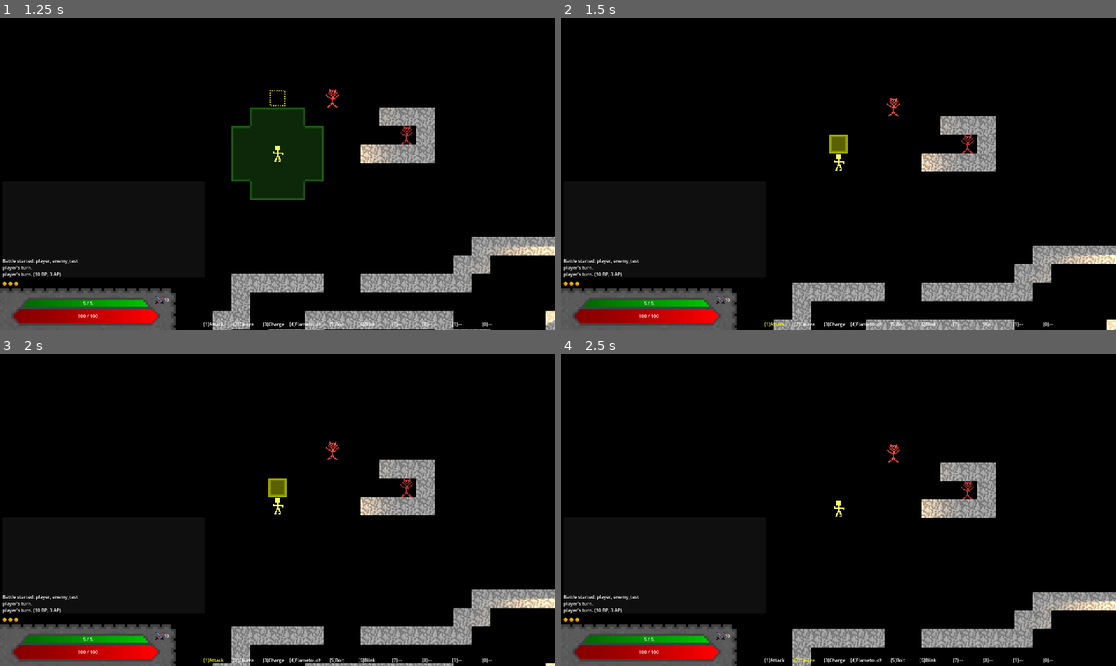
Above: before the commit, frames 1-4 (two rows, left to right).
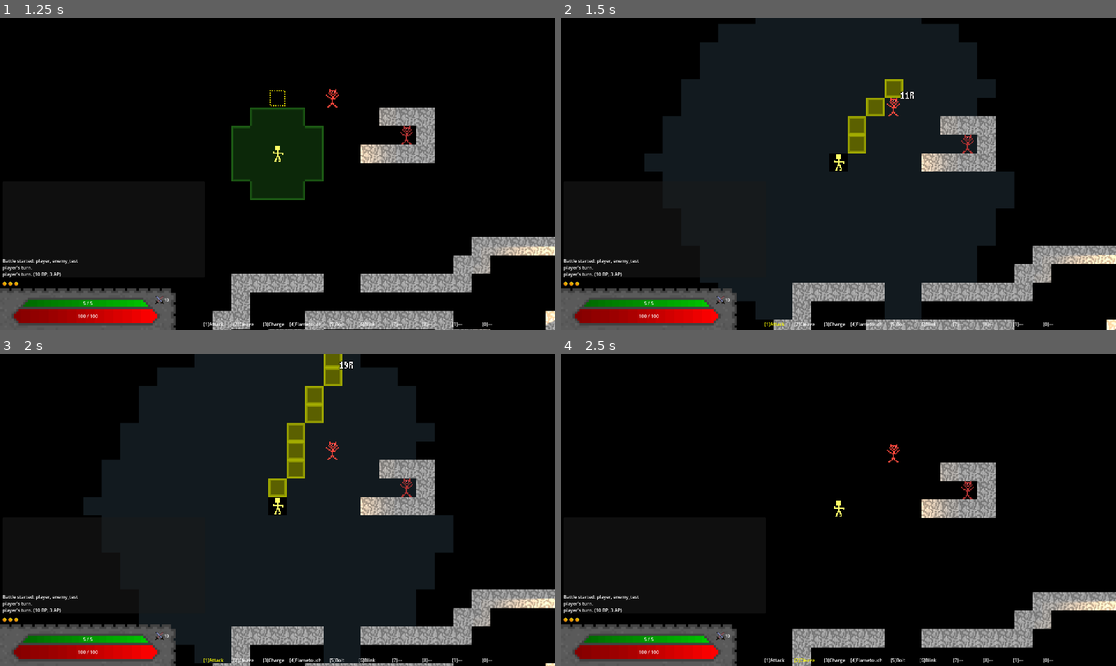
Above: after the commit, the same moments.

Repository: E-Rodowicz/Project-Fantasy
Game: Godot game, scene res://scenes/levels/world.tscn
Two runs of this game, one before a commit and one after it. Both use one fixed random seed, a clock stepped at 60 frames per second and the inputs below.
Inputs:
- Up to frame 1 (1.25 s): tap Enter at 0.5 s; hold Up (ui_up) from 0.53 s (still down); tap 0 (ability_0) at 0.6 s
- Up to frame 2 (1.5 s): keep holding Up (ui_up); tap 1 (ability_1) at 1.35 s
- Up to frame 3 (2 s): keep holding Up (ui_up)
- Up to frame 4 (2.5 s): release Up (ui_up) at 2.03 s; hold Left (ui_left) from 2.03 s (still down); tap 2 (ability_2) at 2.1 s

Frame 1 is identical in both runs. In frame 2, 42% of the frame differs, in the area x 15-82%, y 0-97%; in frame 3, 42%, in the area x 15-82%, y 0-100%; in frame 4, nothing differs.

Commit message:
Started implementing ranged weapon system

Diff:
--- a/scenes/levels/world.tscn
+++ b/scenes/levels/world.tscn
@@ -192,6 +192,7 @@
 3:8/0 = 0
 4:8/0 = 0
 4:7/0 = 0
+3:7/0 = 0
 
 [sub_resource type="TileSet" id="TileSet_f1v6p"]
 terrain_set_0/mode = 2
--- a/scripts/autoloaders/ItemDB.gd
+++ b/scripts/autoloaders/ItemDB.gd
@@ -70,6 +70,38 @@
 	"armour": 3,
 	"block_chance": 0.15,
 },
+"short_bow": {
+	"id": "short_bow",
+	"name": "Short Bow",
+	"type": "weapon",
+	"slot": "weapon",
+	"weight": 2.0,
+	"value": 40,
+	"desc": "A simple short bow. Reliable at close range.",
+	"base_damage_min": 5,
+	"base_damage_max": 8,
+	"affinity": {"dexterity": "C"},
+	"weapon_range": 12,
+	"handed": "two",
+	"ranged": true,
+	"penetration": 0,
+},
+"long_bow": {
+	"id": "long_bow",
+	"name": "Long Bow",
+	"type": "weapon",
+	"slot": "weapon",
+	"weight": 3.0,
+	"value": 75,
+	"desc": "Longer range and can punch through a target.",
+	"base_damage_min": 7,
+	"base_damage_max": 11,
+	"affinity": {"dexterity": "B"},
+	"weapon_range": 20,
+	"handed": "two",
+	"ranged": true,
+	"penetration": 1,
+},
 	# ============================================================
 	# ARMOUR - HEAD
 	# slot: "head" fits only head slot
--- a/scripts/autoloaders/PlayerData.gd
+++ b/scripts/autoloaders/PlayerData.gd
@@ -106,6 +106,7 @@
 	hotbar[4] = "bolt"
 	learn_ability("blink")
 	hotbar[5] = "blink"
+	equipped_items["slot_right_weapon"] = ItemDB.get_item("long_bow")
 	ap_max = 3
 	add_quest({
 		"id": "imp_in_attic",
@@ -168,6 +169,10 @@
 			return left
 	return {}
 
+func is_ranged_weapon_equipped() -> bool:
+	var weapon: Dictionary = get_equipped_weapon()
+	return weapon.get("ranged", false)
+
 # This is just so that stats can be easily passed onto ItemDB to calculate weapon damage.
 func get_stats_dict() -> Dictionary:
 	return {
--- a/scripts/combat/battle_overlay.gd
+++ b/scripts/combat/battle_overlay.gd
@@ -18,6 +18,7 @@
 const GREY_COORDS := Vector2i(2, 8)
 const RED_COORDS := Vector2i(3, 8)
 const PURPLE_COORDS := Vector2i(4, 8)
+const LIGHT_BLUE_COORDS := Vector2i(3, 7)
 
 # Terrain set and terrain indices for autotiled colours.
 const TERRAIN_SET: int = 0
@@ -108,6 +109,31 @@
 	for p in path_vectors:
 		result.append(Vector2i(int(p.x), int(p.y)))
 	return result
+
+# Bresenham's line algorithm.
+func get_line_tiles(from: Vector2i, to: Vector2i) -> Array:
+	var tiles: Array = []
+	var x: int = from.x
+	var y: int = from.y
+	var dx: int = abs(to.x - from.x)
+	var dy: int = abs(to.y - from.y)
+	var sx: int = 1 if from.x < to.x else -1
+	var sy: int = 1 if from.y < to.y else -1
+	var err: int = dx - dy
+
+	while true:
+		tiles.append(Vector2i(x, y))
+		if x == to.x and y == to.y:
+			break
+		var e2: int = 2 * err
+		if e2 > -dy:
+			err -= dy
+			x += sx
+		if e2 < dx:
+			err += dx
+			y += sy
+
+	return tiles
 
 func path_mp_cost(path: Array) -> int:
 	var total: int = 0
@@ -158,6 +184,9 @@
 func paint_purple(tile: Vector2i) -> void:
 	paint_single(tile, PURPLE_COORDS)
 
+func paint_light_blue(tile: Vector2i) -> void:
+	paint_single(tile, LIGHT_BLUE_COORDS)
+
 # Calculates all tiles reachable from a starting tile within an MP budget. Returns a Dictionary
 # mapping Vector2i tile -> int cost to reach.
 func calculate_reachable(start_tile: Vector2i, mp_budget: int, world_layer: TileMapLayer, blocked_tiles: Array = []) -> Dictionary:
--- a/scripts/combat/combatant_turn.gd
+++ b/scripts/combat/combatant_turn.gd
@@ -41,6 +41,8 @@
 var attack_target: Vector2i = Vector2i.ZERO
 # True once the first E has locked a target, waiting for the second E to confirm.
 var has_target: bool = false
+var ranged_target_tiles: Array = []
+var ranged_area_tiles: Array = []
 
 # Ability vars.
 var active_ability: Dictionary = {}
@@ -117,17 +119,22 @@
 		if Input.is_action_pressed("ui_left"): dir.x -= 1
 		if Input.is_action_pressed("ui_right"): dir.x += 1
 		if dir != Vector2i.ZERO:
+			# Cursor snaps to nearest target. Works for both melee and ranged.
 			if mode == Mode.ATTACK:
-				# In attack mode the cursor snaps to whichever attack tile
-				# is in the pressed direction relative to the player. If there
-				# is no valid tile that way (e.g. a wall), it stays put.
-				var wanted := player_tile + dir
-				# Checks the attack range and if the cursor is on screen.
-				if wanted in attack_range_tiles and _is_tile_on_screen(wanted):
-					cursor_tile = wanted
-					has_target = false
-				cursor_move_timer = CURSOR_MOVE_RATE
-				_redraw()
+				if PlayerData.is_ranged_weapon_equipped():
+					var new_tile: Vector2i = cursor_tile + dir
+					if _is_tile_on_screen(new_tile):
+						cursor_tile = new_tile
+						has_target = false
+					cursor_move_timer = CURSOR_MOVE_RATE
+					_redraw_ranged_attack()
+				else:
+					var wanted := player_tile + dir
+					if wanted in attack_range_tiles and _is_tile_on_screen(wanted):
+						cursor_tile = wanted
+						has_target = false
+					cursor_move_timer = CURSOR_MOVE_RATE
+					_redraw()
 			elif mode == Mode.MOVE:
 				var new_tile := cursor_tile + dir
 				if _is_tile_on_screen(new_tile):
@@ -221,11 +228,22 @@
 	return label
 
 func _update_floating_labels() -> void:
-	# MP label belongs to MOVE mode, on a reachable tile that isn't the origin.
 	if mode == Mode.MOVE and reachable.has(cursor_tile) and cursor_tile != player_tile:
 		var total_cost: int = path_cost + reachable[cursor_tile]
 		mp_label.text = str(total_cost) + " MP"
 		mp_label.position = world_layer.map_to_local(cursor_tile) + Vector2(-8, -6)
+		mp_label.visible = true
+	elif mode == Mode.ATTACK and PlayerData.is_ranged_weapon_equipped() and cursor_tile != player_tile:
+		var line: Array = overlay.get_line_tiles(player_tile, cursor_tile)
+		var range_cost: int = 0
+		for i in range(1, line.size()):
+			var prev: Vector2i = line[i - 1]
+			var curr: Vector2i = line[i]
+			var dx: int = abs(curr.x - prev.x)
+			var dy: int = abs(curr.y - prev.y)
+			range_cost += 3 if (dx != 0 and dy != 0) else 2
+		mp_label.text = str(range_cost) + "R"
+		mp_label.position = world_layer.map_to_local(cursor_tile) + Vector2(3, -2)
 		mp_label.visible = true
 	else:
 		mp_label.visible = false
@@ -819,6 +837,29 @@
 	else:
 		mp_label.visible = false
 
+func _calculate_ranged_area(weapon_range: int) -> Array:
+	var tiles: Array = []
+	var max_dist: int = weapon_range / 2 + 1
+	for dx in range(-max_dist, max_dist + 1):
+		for dy in range(-max_dist, max_dist + 1):
+			if dx == 0 and dy == 0:
+				continue
+			var mn: int = mini(abs(dx), abs(dy))
+			var mx: int = maxi(abs(dx), abs(dy))
+			var cost: int = mn * 3 + (mx - mn) * 2
+			if cost > weapon_range:
+				continue
+			var tile: Vector2i = player_tile + Vector2i(dx, dy)
+			var line: Array = overlay.get_line_tiles(player_tile, tile)
+			var blocked: bool = false
+			for i in range(1, line.size()):
+				if world_layer.get_cell_source_id(line[i]) != -1:
+					blocked = true
+					break
+			if not blocked:
+				tiles.append(tile)
+	return tiles
+
 func _paint_cursor() -> void:
 	if not waypoints.is_empty() and cursor_tile == waypoints.back():
 		return
@@ -862,6 +903,54 @@
 	has_target = false
 	_build_attack_range()
 
+	if PlayerData.is_ranged_weapon_equipped():
+		var weapon: Dictionary = PlayerData.get_equipped_weapon()
+		var weapon_range: int = weapon.get("weapon_range", 12)
+		var penetration: int = weapon.get("penetration", 0)
+		ranged_area_tiles = _calculate_ranged_area(weapon_range)
+
+		# Auto-aim, finds the cursor target that hits the most enemies.
+		var best_cursor: Vector2i = player_tile
+		var best_count: int = 0
+		var best_dist: int = 999
+
+		for c in combatants:
+			if c == combatant or not is_instance_valid(c):
+				continue
+			if c.is_in_group("player"):
+				continue
+			var c_tile: Vector2i = world_layer.local_to_map(c.global_position)
+			var line: Array = overlay.get_line_tiles(player_tile, c_tile)
+			var count: int = 0
+			var range_used: int = 0
+			var pen_remaining: int = penetration
+
+			for i in range(1, line.size()):
+				var tile: Vector2i = line[i]
+				var prev: Vector2i = line[i - 1]
+				var dx: int = abs(tile.x - prev.x)
+				var dy: int = abs(tile.y - prev.y)
+				range_used += 3 if (dx != 0 and dy != 0) else 2
+				if range_used > weapon_range:
+					break
+				if world_layer.get_cell_source_id(tile) != -1:
+					break
+				if _tile_has_combatant(tile):
+					count += 1
+					if pen_remaining <= 0:
+						break
+					pen_remaining -= 1
+
+			var dist: int = maxi(abs(c_tile.x - player_tile.x), abs(c_tile.y - player_tile.y))
+			if count > best_count or (count == best_count and dist < best_dist):
+				best_count = count
+				best_cursor = c_tile
+				best_dist = dist
+
+		cursor_tile = best_cursor
+		_redraw_ranged_attack()
+		return
+
 	# Snap the cursor onto the first adjacent enemy if there is one, so the common
 	# "one enemy right next to me" case is just: press 1, E, E.
 	cursor_tile = player_tile
@@ -876,6 +965,7 @@
 	mode = Mode.MOVE
 	has_target = false
 	attack_range_tiles.clear()
+	ranged_area_tiles.clear()
 	cursor_tile = player_tile
 	active_hotbar_slot = -1
 	_recalculate_reachable()
@@ -897,22 +987,36 @@
 
 # First E chooses a target, second E (without moving) confirms and resolves it.
 func _on_attack_confirm() -> void:
+	# Ranged attack.
+	if PlayerData.is_ranged_weapon_equipped():
+		if not has_target:
+			if not ranged_target_tiles.is_empty():
+				has_target = true
+				overlay.clear_all()
+				for tile in ranged_target_tiles:
+					overlay.paint_bright_green(tile)
+				_update_floating_labels()
+			return
+		_execute_ranged_attack()
+		return
+
+	# Melee attack.
 	if not has_target:
-		# First press: only valid if the cursor is on an in-range tile that has an enemy.
 		if cursor_tile in attack_range_tiles and _tile_has_combatant(cursor_tile):
 			attack_target = cursor_tile
 			has_target = true
 			_redraw()
 		return
-	# Second press: the cursor is guaranteed to still be on the target (moving clears
-	# has_target), so resolve the attack.
 	_execute_attack()
 
 # Cancel (Q): first unlocks the target; if there's nothing to unlock, leaves attack mode.
 func _on_attack_cancel() -> void:
 	if has_target:
 		has_target = false
-		_redraw()
+		if PlayerData.is_ranged_weapon_equipped():
+			_redraw_ranged_attack()
+		else:
+			_redraw()
 	else:
 		_exit_attack_mode()
 
@@ -933,6 +1037,11 @@
 		is_offhand_attack = false
 
 	bp_remaining -= 1
+	_exit_attack_mode()
+
+func _execute_ranged_attack() -> void:
+	CombatLog.add("Ranged attack — execution not yet implemented.")
+	has_target = false
 	_exit_attack_mode()
 
 func _roll_damage() -> int:
@@ -1014,6 +1123,70 @@
 			overlay.paint_yellow(cursor_tile)
 	_update_floating_labels()
 
+func _redraw_ranged_attack() -> void:
+	overlay.clear_all()
+	ranged_target_tiles.clear()
+
+	# Paint range outline first (projectile path will overwrite specific tiles on top).
+	for tile in ranged_area_tiles:
+		overlay.paint_light_blue(tile)
+
+	if cursor_tile == player_tile:
+		overlay.paint_grey(cursor_tile)
+		_update_floating_labels()
+		return
+
+	if cursor_tile == player_tile:
+		_update_floating_labels()
+		return
+
+	var weapon: Dictionary = PlayerData.get_equipped_weapon()
+	var weapon_range: int = weapon.get("weapon_range", 1)
+	var penetration_remaining: int = weapon.get("penetration", 0)
+
+	var line: Array = overlay.get_line_tiles(player_tile, cursor_tile)
+	var path_blocked: bool = false
+	var range_used: int = 0
+
+	for i in range(1, line.size()):
+		var tile: Vector2i = line[i]
+		var prev_tile: Vector2i = line[i - 1]
+		var dx: int = abs(tile.x - prev_tile.x)
+		var dy: int = abs(tile.y - prev_tile.y)
+		var step_cost: int = 3 if (dx != 0 and dy != 0) else 2
+		range_used += step_cost
+
+		# Walls.
+		if path_blocked:
+			overlay.paint_red(tile)
+			continue
+
+		if world_layer.get_cell_source_id(tile) != -1:
+			overlay.paint_red(tile)
+			path_blocked = true
+			continue
+
+		# Out of range.
+		if range_used > weapon_range:
+			overlay.paint_red(tile)
+			path_blocked = true
+			continue
+
+		# Enemy on tile.
+		if _tile_has_combatant(tile):
+			overlay.paint_purple(tile)
+			ranged_target_tiles.append(tile)
+			if penetration_remaining <= 0:
+				path_blocked = true
+			else:
+				penetration_remaining -= 1
+			continue
+
+		# Clear tile in range.
+		overlay.paint_yellow(tile)
+
+	_update_floating_labels()
+
 func _redraw_blink_target_select() -> void:
 	overlay.clear_all()
 	overlay.paint_bright_green(blink_landing_tile)
@@ -1167,8 +1340,12 @@
 func _targeted_enemy_tiles() -> Array:
 	var result: Array = []
 	if mode == Mode.ATTACK:
-		if _tile_has_combatant(cursor_tile):
-			result.append(cursor_tile)
+		if PlayerData.is_ranged_weapon_equipped():
+			for tile in ranged_target_tiles:
+				result.append(tile)
+		else:
+			if _tile_has_combatant(cursor_tile):
+				result.append(cursor_tile)
 	elif mode == Mode.ABILITY:
 		if active_ability.get("targeting") == "blink" and has_ability_target:
 			if _tile_has_combatant(cursor_tile):
Binary file changed: assets/sprites/combat_overlay.png
